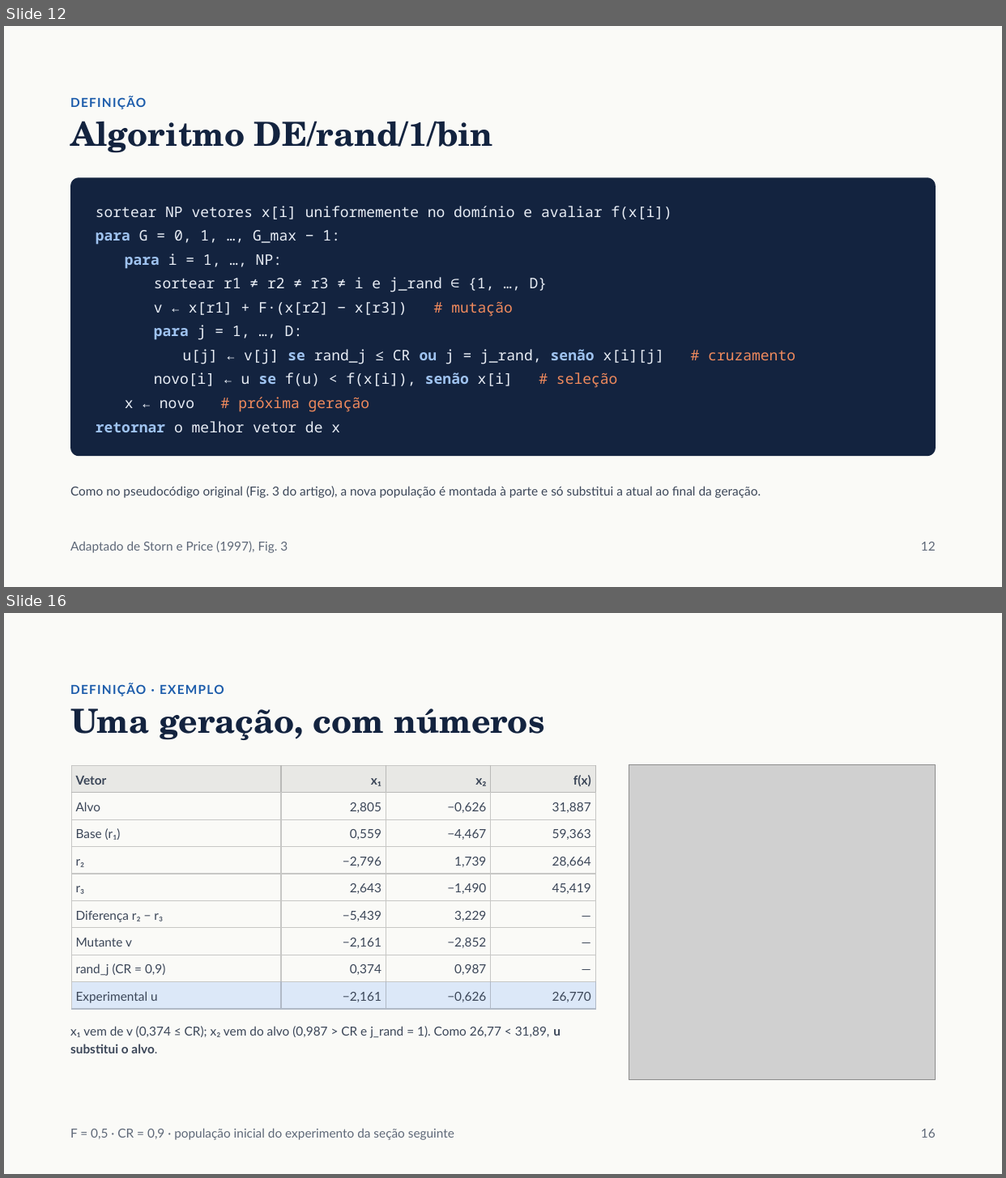
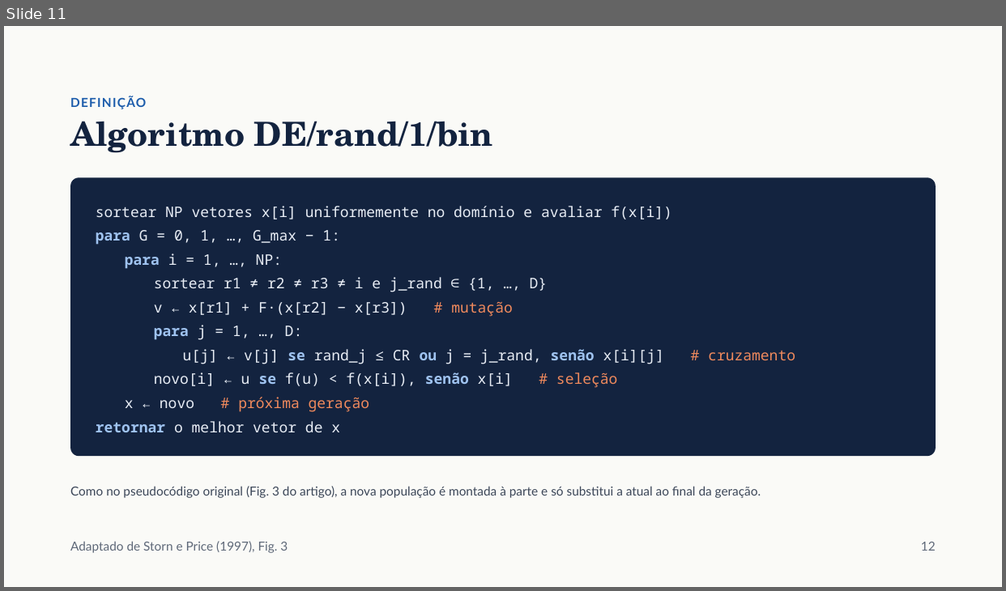
Before and after one commit to falconeee/opt-meta-heuristicas, a slide deck: Seminario/slides/Uma_introducao_a_Evolucao_Diferencial.pptx. Shown one above the other, each under a label of ours: slides 12 and 16 before the commit, slide 11 after it; the slides between them are not shown. The pictures are 1006x1178 and 1006x591 pixels, drawn with LibreOffice and Linux fonts; fonts in the diff are those of the drawing; grey boxes stand for pictures. Boxes give left, top, right and bottom in pixels: in the first picture for what was removed or moved away, otherwise in the second. Text is boxed around its words. In the diff, an @@ line names an element or a change of style, - is before the commit and + after.

```diff
--- a/Seminario/slides/Uma_introducao_a_Evolucao_Diferencial.pptx
+++ b/Seminario/slides/Uma_introducao_a_Evolucao_Diferencial.pptx
@@ slide 16 removed at (4,613,1002,1174), background #FAFAF7 @@
@@ text removed at (70,683,224,696) @@
-DEFINIÇÃO · EXEMPLO
@@ text removed at (70,709,544,740) @@
-Uma geração, com números
@@ table removed at (71,766,595,1009), 9 rows, 4 columns @@
-Vetor | x₁ | x₂ | f(x)
-Alvo | 2,805 | −0,626 | 31,887
-Base (r₁) | 0,559 | −4,467 | 59,363
-r₂ | −2,796 | 1,739 | 28,664
-r₃ | 2,643 | −1,490 | 45,419
-Diferença r₂ − r₃ | −5,439 | 3,229 | —
-Mutante v | −2,161 | −2,852 | —
-rand_j (CR = 0,9) | 0,374 | 0,987 | —
-Experimental u | −2,161 | −0,626 | 26,770
@@ picture removed at (629,765,936,1081) @@
@@ text removed at (70,1026,560,1054) @@
-x₁ vem de v (0,374 ≤ CR); x₂ vem do alvo (0,987 > CR e j_rand = 1). Como 26,77 < 31,89, u substitui o alvo.
@@ text removed at (70,1128,454,1140) @@
-F = 0,5 · CR = 0,9 · população inicial do experimento da seção seguinte
@@ text removed at (921,1129,936,1138) @@
-16
@@ what was slide 12 is now slide 11 @@
```
Also in this commit, not shown: 14 slides changed, 1 slide added, 3 other slides removed, 19 other files.
